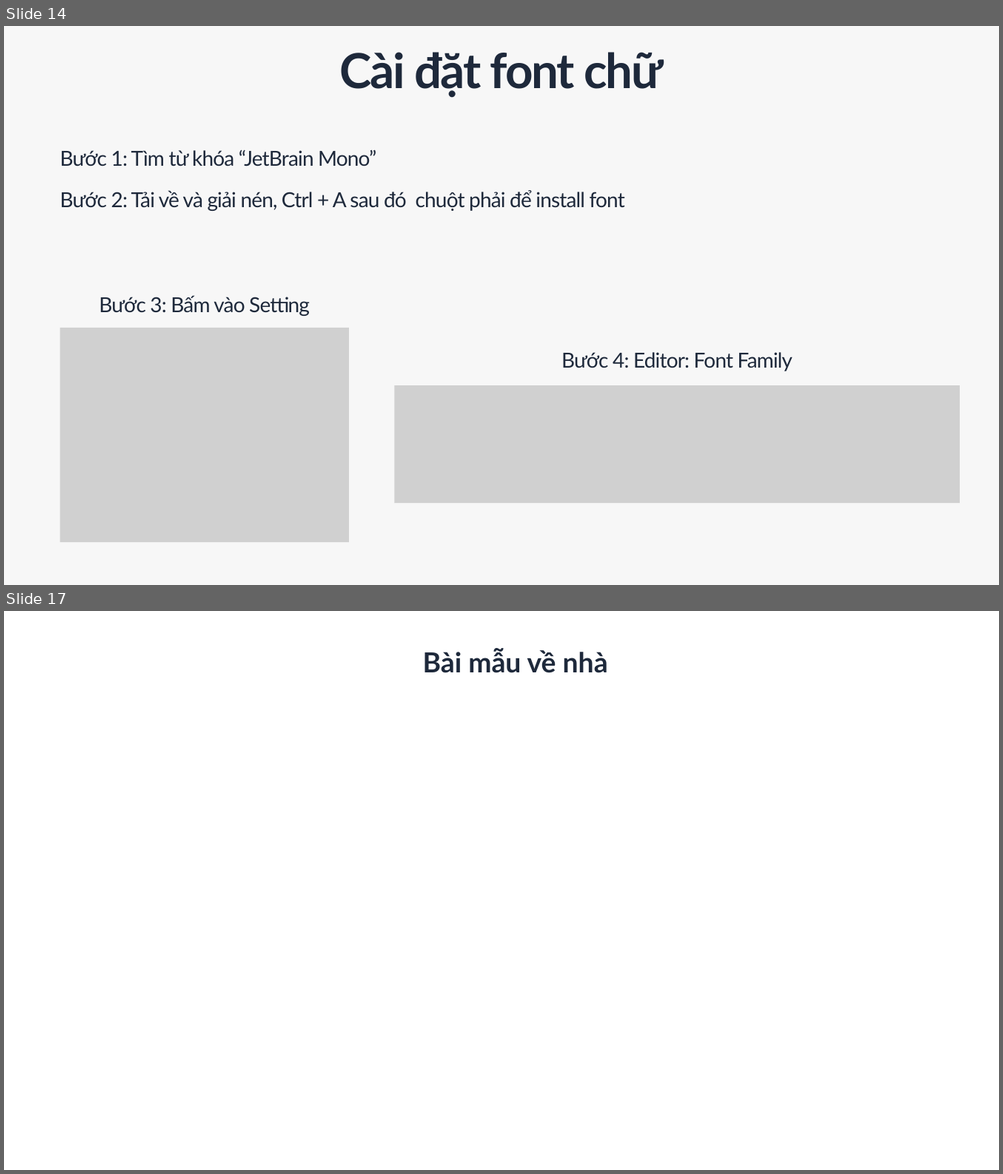
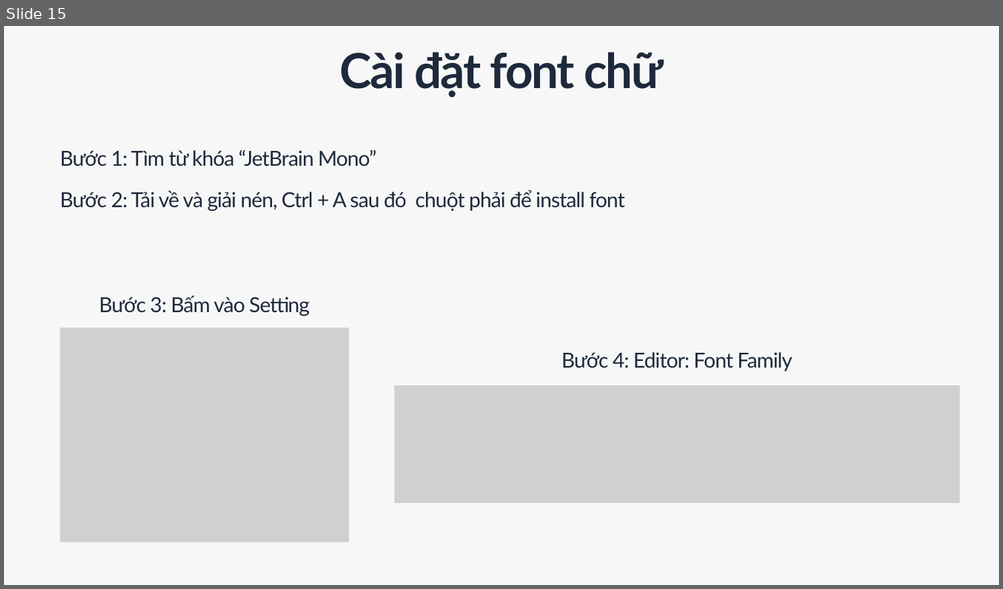
Before and after one commit to trongandev/tai-lieu-day-reactjs-tdsv, a slide deck: giao-an/buoi1/BUỔI 1 TỪ RAZOR VIEW SANG JSX.pptx. Shown one above the other, each under a label of ours: slides 14 and 17 before the commit, slide 15 after it; the slides between them are not shown. The pictures are 1003x1174 and 1003x589 pixels, drawn with LibreOffice and Linux fonts; fonts in the diff are those of the drawing; grey boxes stand for pictures; background and template pictures are left out. Boxes give left, top, right and bottom in pixels: in the first picture for what was removed or moved away, otherwise in the second. Text is boxed around its words. In the diff, an @@ line names an element or a change of style, - is before the commit and + after.

```diff
--- a/giao-an/buoi1/BUỔI 1 TỪ RAZOR VIEW SANG JSX.pptx
+++ b/giao-an/buoi1/BUỔI 1 TỪ RAZOR VIEW SANG JSX.pptx
@@ slide 17 removed at (x1=4, y1=611, x2=999, y2=1170), background picture (left out) @@
@@ text removed at (x1=423, y1=648, x2=608, y2=673) @@
-Bài mẫu về nhà
@@ what was slide 14 is now slide 15 @@
```
Also in this commit, not shown: 3 slides changed, 7 slides added, 1 other slide removed, 4 other files.
